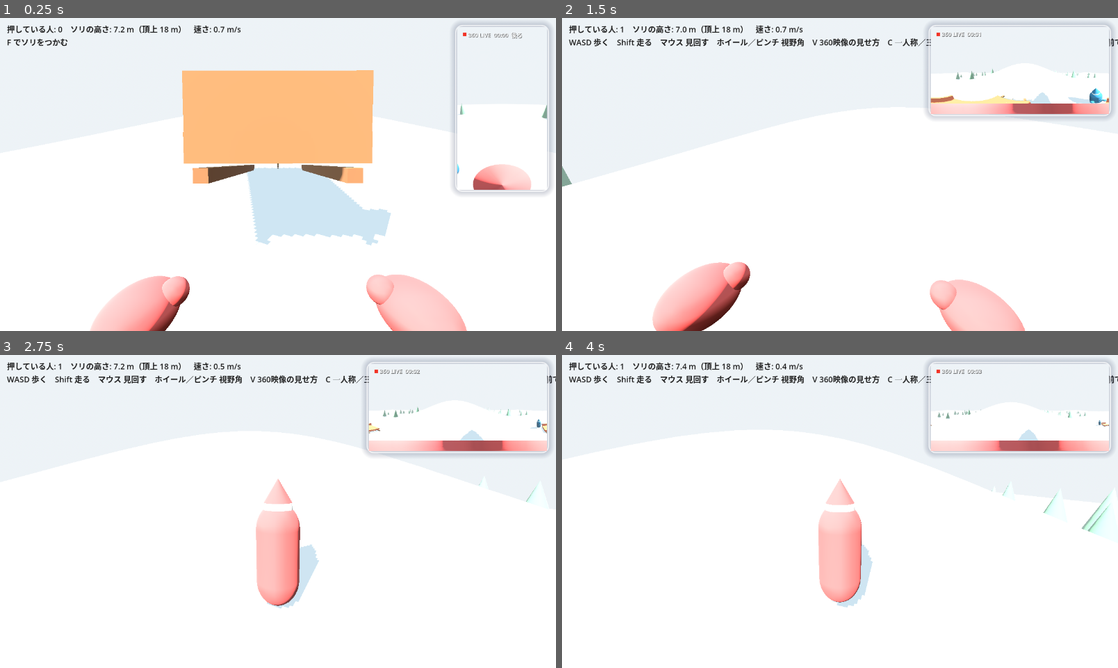
Above: before the commit, frames 1-4 (two rows, left to right).
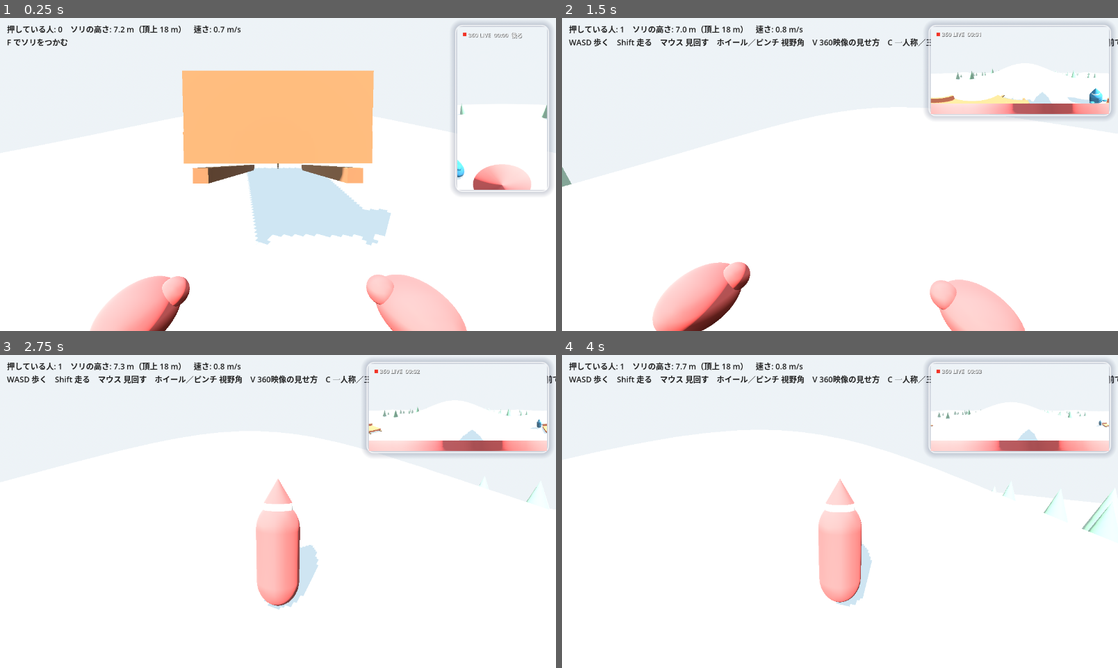
Above: after the commit, the same moments.

Repository: rigelpain/Lodge
Game: Godot game, scene res://main.tscn
The game is run twice, just before and just after one commit, with the same random seed, the same clock (stepped at 60 frames per second) and the same inputs.
Inputs (mouse positions are in pixels of both pictures, inside the frame that each line leads up to):
- Up to frame 1 (0.25 s): no input
- Up to frame 2 (1.5 s): tap Enter at 0.5 s; move the mouse to (867, 174) at 0.52 s; hold W from 0.53 s (still down); tap R at 0.6 s; tap Space at 0.77 s; move the mouse to (812, 174) at 1.27 s; tap V at 1.35 s
- Up to frame 3 (2.75 s): keep holding W; tap Space at 1.52 s; move the mouse to (289, 505) at 2.02 s; tap C at 2.1 s
- Up to frame 4 (4 s): keep holding W; move the mouse to (834, 517) at 2.77 s; tap F at 2.85 s; tap Space at 3.02, 3.77 s; move the mouse to (878, 514) at 3.52 s; tap E at 3.6 s

The runs differ from the first frame. In frame 1, less than 0.1% of the frame differs, in the area x 32-84%, y 16-53%; in frame 2, 0.1%; in frame 3, 0.2%; in frame 4, 0.2%, in the area x 21-99%, y 2-81%.

Commit message:
仲間はソリの向きを頂上へ向け直しながら押す。どの向きからでも頂上へ運ぶ
代表の言葉「自動の人は直進ってか丘の頂上に持っていくようにしてほしい」。
- 仲間はソリの軸に沿って押し、後ろの角を横に押して向きを頂上へ向け直す。
  60° 以上ずれていれば進めずにその場で向きを直す。回りすぎないよう回転の速さで弱める
- 持ち場はソリの後ろの角（いま自分がいる側。他の仲間が持っていれば反対側）。
  反対側へは、自分側の後ろの角 → 後ろの通路 → 持ち場、と回ってソリに突き当たらない
- 遅いソリには静止摩擦を常に効かせる（1 人が押せば動き出す強さ）。止まっているときは
  横滑りの抵抗を弱め、人が押して向きを変えられる
確かめ: 逆向き 160° から約 10 秒で向きを直し 20 秒で頂上、横向き 90° も可、
あなた＋仲間 1 人も約 12 秒。確かめ用に --sled-yaw=角度 を足した。

Co-Authored-By: Claude Fable 5.1 <noreply@anthropic.com>

Diff:
--- a/game/bot.gd
+++ b/game/bot.gd
@@ -14,6 +14,7 @@
 var seat := Vector3.INF
 var handle := Vector3.INF   # つかんでいる所（ソリの座標）
 var _mitts: Array[MeshInstance3D] = []
+var debug := ""
 var _col: CollisionShape3D
 var _still := 0.0
 var _wait := 0.0
@@ -114,12 +115,21 @@
 		elif handle != Vector3.INF:
 			# つかんでいる: 体はソリについて行き、縁に手をかけて頂上へ押す
 			global_position = sled.to_global(handle)
-			# 片側だけを押すとソリの向きがずれるので、ずれを打ち消す向きに少し斜めに押す
+			# ソリの軸に沿って押しながら、向きを頂上へ向け直す。
+			# 大きくずれているときは進める力をかけず、まず向きを直す（縁を横に押して回す）
 			var fwd: Vector3 = -sled.global_basis.z
 			fwd.y = 0
+			fwd = fwd.normalized()
 			var err := atan2(fwd.cross(up).y, fwd.dot(up))
-			var push_dir: Vector3 = up + sled.global_basis.x * clamp(err * 3.0, -1.0, 1.0) * 1.2
-			sled.push(push_dir.normalized(), global_position + up * 0.6 + Vector3.UP * 0.4)
+			# ソリの軸に沿って押し、縁を横に押して向きを頂上へ向け直す。
+			# 60° 以上ずれているときは進めず、その場で向きを直す（止まったソリは静止摩擦で留まる）。
+			# 回りすぎないよう、いま回っている速さの分は弱める
+			var steer: float = clamp(err * 2.5 - sled.angular_velocity.y * 0.5, -1.0, 1.0)
+			var ahead: float = max(0.0, cos(err)) if abs(err) < deg_to_rad(60.0) else 0.0
+			var push_dir: Vector3 = fwd * ahead + sled.global_basis.x * steer * 1.2
+			if push_dir.length() > 0.05:
+				sled.push(push_dir.normalized(), global_position + fwd * 0.6 + Vector3.UP * 0.4)
+			debug = "err=%.0f° steer=%.2f ahead=%.2f 手=%s" % [rad_to_deg(err), steer, ahead, str(sled.to_local(global_position + fwd * 0.6 + Vector3.UP * 0.4).snapped(Vector3(0.1, 0.1, 0.1)))]
 			var face := s - global_position
 			face.y = 0
 			if face.length() > 0.1:
@@ -129,16 +139,40 @@
 			_pose_mitts(dt)
 			return
 		else:
-			# ソリの横の縁（後ろ寄り）の持ち場へ回り込み、着いたらつかむ。後ろの真ん中はあなたの分
-			var post := s - up * 0.9 + up.cross(Vector3.UP) * 1.5 * side
+			# 持ち場はソリの横の縁の後ろの角。いま自分がいる側を選び、他の仲間が持っていれば反対側。
+			# 後ろの真ん中はあなたの分
+			var lp0: Vector3 = sled.to_local(global_position)
+			var want: float = signf(lp0.x) if abs(lp0.x) > 0.05 else float(side)
+			if _post_taken(want):
+				want = -want
+			var stand_l := Vector3((sled.HALF.x + sled.STAND) * want, 0, 1.4)   # 後ろの角のつかみ所
+			var post: Vector3 = sled.to_global(stand_l)
 			var to := post - global_position
 			to.y = 0
+			# ソリに突き当たらない経路: 反対側の持ち場へは、自分側の後ろの角 → 後ろの通路 → 持ち場、と回る
+			var lp: Vector3 = sled.to_local(global_position)
+			var lpost: Vector3 = sled.to_local(post)
+			var hx: float = sled.HALF.x
+			var hz: float = sled.HALF.y
+			var sx := signf(lp.x) if abs(lp.x) > 0.05 else float(side)
+			var lane := hz + 0.9
+			var outside := hx + 0.7
+			var target_l: Vector3
+			if lp.z >= lane:
+				target_l = Vector3(lpost.x, 0, hz + 1.1) if abs(lp.x - lpost.x) > 0.3 else lpost
+			elif signf(lp.x) == signf(lpost.x) and abs(lp.x) >= outside:
+				target_l = lpost
+			elif abs(lp.x) < outside:
+				target_l = Vector3(sx * (hx + 1.1), 0, lp.z)       # まず横へ出る
+			else:
+				target_l = Vector3(sx * (hx + 1.1), 0, hz + 1.1)   # 自分側の後ろの角へ
+			to = sled.to_global(target_l) - global_position
+			to.y = 0
 			dir = to.normalized() if to.length() > 0.2 else up
-			if to.length() < 0.8:
-				var gp: Array = sled.grip_point_near(global_position)
-				var stand: Vector3 = gp[0]
-				if sled.take_handle(self, stand):
-					handle = stand
+			debug = "持ち場まで%.2f" % (post - global_position).length()
+			if (post - global_position).length() < 0.8:
+				if sled.take_handle(self, stand_l):
+					handle = stand_l
 					_col.disabled = true
 	elif state == State.WAIT:
 		_wait += dt
@@ -165,6 +199,17 @@
 	_pose_mitts(dt)
 
 
+## その側の後ろの持ち場を、他の仲間がすでにつかんでいるか
+func _post_taken(side_sign: float) -> bool:
+	for who in sled.holders:
+		if who == self:
+			continue
+		var h: Vector3 = sled.holders[who]
+		if h.z > 0.5 and signf(h.x) == side_sign and abs(h.x) > 0.9:
+			return true
+	return false
+
+
 func _pose_mitts(dt: float) -> void:
 	for m in _mitts:
 		var sx: int = m.get_meta("side")
--- a/game/main.gd
+++ b/game/main.gd
@@ -42,6 +42,8 @@
 	sled = Sled.new()
 	sled.position = START + Vector3(0, height(START.x, START.z - 3) + 0.6, -3)
 	add_child(sled)
+	if args.has("sled-yaw"):   # 確かめ用: 最初からソリを横や逆に向けておく
+		sled.rotation.y = deg_to_rad(float(args["sled-yaw"]))
 
 	if not args.has("no-player"):
 		player = Player.new()
@@ -430,6 +432,9 @@
 			var bd: float = bots[0].global_position.distance_to(s) if bots.size() > 0 else 0.0
 			var me := ("　あなた=%s 向き=%.0f°" % [["歩く", "つかむ", "乗る", "紐"][player.mode], rad_to_deg(player.rotation.y)]) if player else ""
 			me += "　ソリ向き=%.0f° 速さ=%.2f 保持=%s" % [rad_to_deg(sled.rotation.y), sled.linear_velocity.length(), sled.hold_debug]
+			me += "　つかんでいる人=%d 回転=%.2f 横滑り=%.2f" % [sled.holders.size(), sled.angular_velocity.y, sled.linear_velocity.dot(sled.global_basis.x)]
+			if bots.size() > 0:
+				me += "　仲間=%s" % bots[0].debug
 			print("t=%.0f 高さ=%.2f 頂上まで=%.1f 押していた割合=%.0f%% 乗る人=%d 仲間との距離=%.1f%s" % [elapsed, s.y, top, 100.0 * _duty / _frames, sled.riders.size(), bd, me])
 			_duty = 0
 			_frames = 0
--- a/game/sled.gd
+++ b/game/sled.gd
@@ -17,7 +17,7 @@
 const RUNNER_DRAG := 3.0           # 滑り木 1 本の前後方向の抵抗 (N per m/s)
 const LEAN_DIG := 14.0             # 体重をかけた側の滑り木が食い込んで増える抵抗
 const BRAKE_DRAG := 14.0           # 後ろに体重をかけたときの制動（両側）
-const HOLD_FRICTION := 0.7         # 遅いときに働く静止摩擦（重さに対する割合）。丘のどこでも留まる
+const HOLD_FRICTION := 0.45        # 遅いときに働く静止摩擦（重さに対する割合）。丘のどこでも留まり、1人が押せば動き出す
 
 var pushers := 0            # 前のコマで押していた人数（表示用）
 var riders: Array[Node3D] = []
@@ -183,11 +183,13 @@
 	var fwd := -global_basis.z
 	# 滑り木: 前後にはよく滑り、横には滑らない。前後 2 点で横滑りを止めるので、
 	# 縁に偏った力をかけると、横にずれるのでなく向きが変わる
+	# 止まっているときは横滑りの抵抗を弱め、人が押してソリの向きを変えられるようにする
+	var slip_k: float = SLIP_RESIST * (0.3 if linear_velocity.length() < 0.6 else 1.0)
 	for z in [-RUNNER_Z, RUNNER_Z]:
 		var r := global_basis * Vector3(0, 0, z)
 		var v_point := linear_velocity + angular_velocity.cross(r)
 		var slip := side * v_point.dot(side)
-		apply_force(-slip * mass * SLIP_RESIST * 0.5, r)
+		apply_force(-slip * mass * slip_k * 0.5, r)
 	# 左右の滑り木の前後方向の抵抗。体重をかけた側が雪に食い込んで抵抗が増え、曲がる。
 	# 後ろに体重をかけると両側が食い込んで止まる
 	var steer: float = clamp(_steer, -1.0, 1.0)
@@ -202,9 +204,9 @@
 			if _lean_back:
 				c += BRAKE_DRAG
 		apply_force(-fwd * v_long * c, r)
-	# 止まっているソリは静止摩擦で坂に留まる（押す・引く・乗る人がいないとき）
+	# 遅いソリは静止摩擦で坂に留まる（乗っている人がいないとき）。押せばその分だけ動く
 	var speed := linear_velocity.length()
-	if speed < 2.0 and _push_count == 0 and pushers == 0 and not riding:
+	if speed < 0.8 and not riding:
 		var n := _ground_normal()
 		var g := Vector3(0, -9.8, 0)
 		var g_t := g - n * g.dot(n)
@@ -213,7 +215,8 @@
 		if hold.length() > cap:
 			hold = hold.normalized() * cap
 		apply_central_force(hold)
-		linear_velocity *= 0.9
+		if _push_count == 0 and pushers == 0:
+			linear_velocity *= 0.9
 		hold_debug = "n.y=%.2f 力=%.0f" % [n.y, hold.length()]
 	else:
 		hold_debug = "なし(速さ%.2f 押%d/%d 乗%d)" % [speed, _push_count, pushers, riders.size()]
